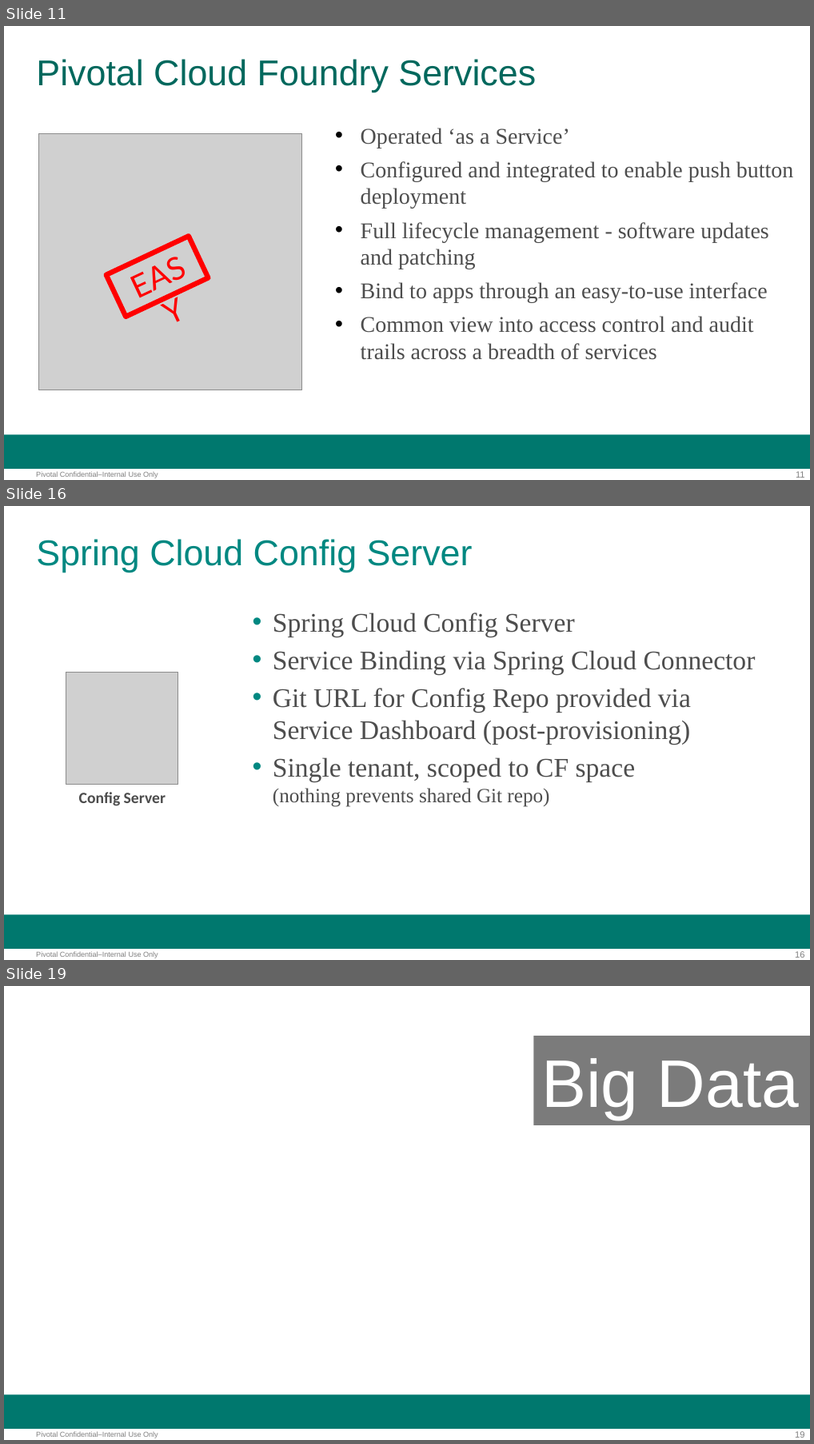
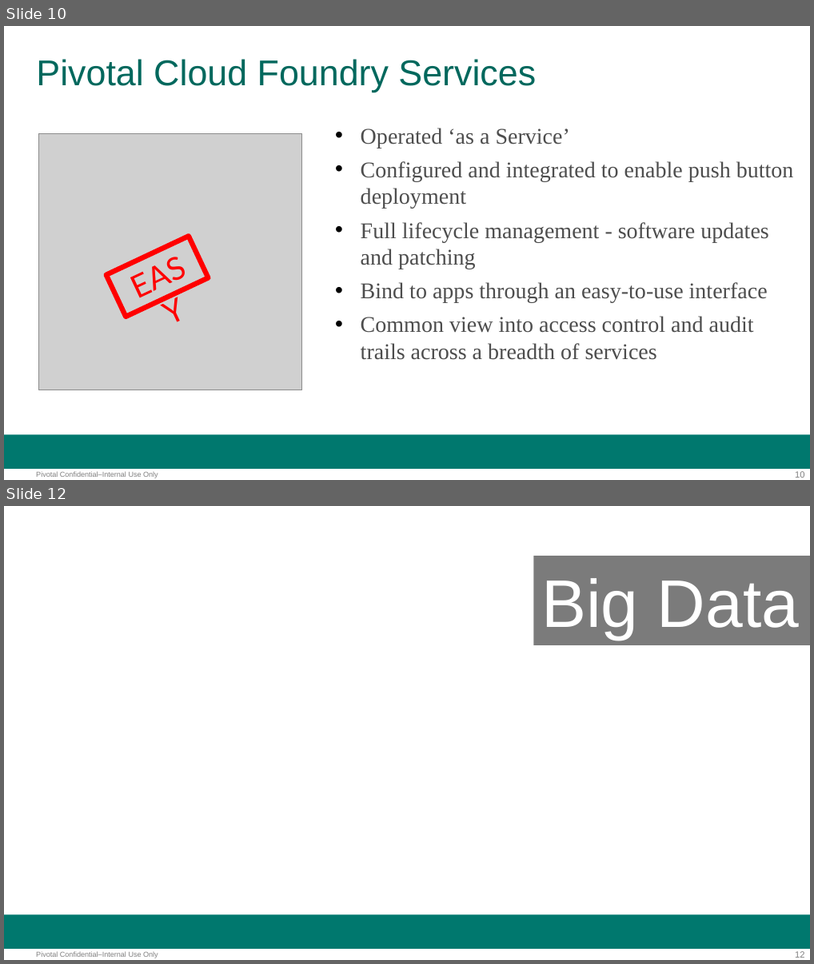
Before and after one commit to adamzwickey/PCF-Bootcamp-VZ, a slide deck: presentations/MarketplaceOverview.pptx. Shown one above the other, each under a label of ours: slides 11, 16 and 19 before the commit, slides 10 and 12 after it; the slides between them are not shown. The pictures are 814x1444 and 814x964 pixels, drawn with LibreOffice and Linux fonts; fonts in the diff are those of the drawing; grey boxes stand for pictures; background and template pictures are left out. Boxes give left, top, right and bottom in pixels: in the first picture for what was removed or moved away, otherwise in the second. Text is boxed around its words. In the diff, an @@ line names an element or a change of style, - is before the commit and + after.

```diff
--- a/presentations/MarketplaceOverview.pptx
+++ b/presentations/MarketplaceOverview.pptx
@@ slide 16 removed at [4,506,810,960], background #FFFFFF; not listed: 3 template elements that a slide beside it also shows @@
@@ title removed at [36,539,473,572] @@
-Spring Cloud Config Server
@@ text removed at [273,612,756,807] @@
-• Spring Cloud Config Server
-• Service Binding via Spring Cloud Connector
-• Git URL for Config Repo provided via Service Dashboard (post-provisioning)
-• Single tenant, scoped to CF space
-  (nothing prevents shared Git repo)
@@ picture removed at [66,672,178,784] @@
@@ text removed at [79,792,166,806] @@
-Config Server
@@ what was slide 11 is now slide 10 @@
@@ page number at [795,471,805,477]: text changed @@
-11
+10
@@ what was slide 19 is now slide 12 @@
@@ page number at [795,951,805,957]: text changed @@
-19
+12
```
Also in this commit, not shown: 3 slides changed, 6 other slides removed, 1 other file.
